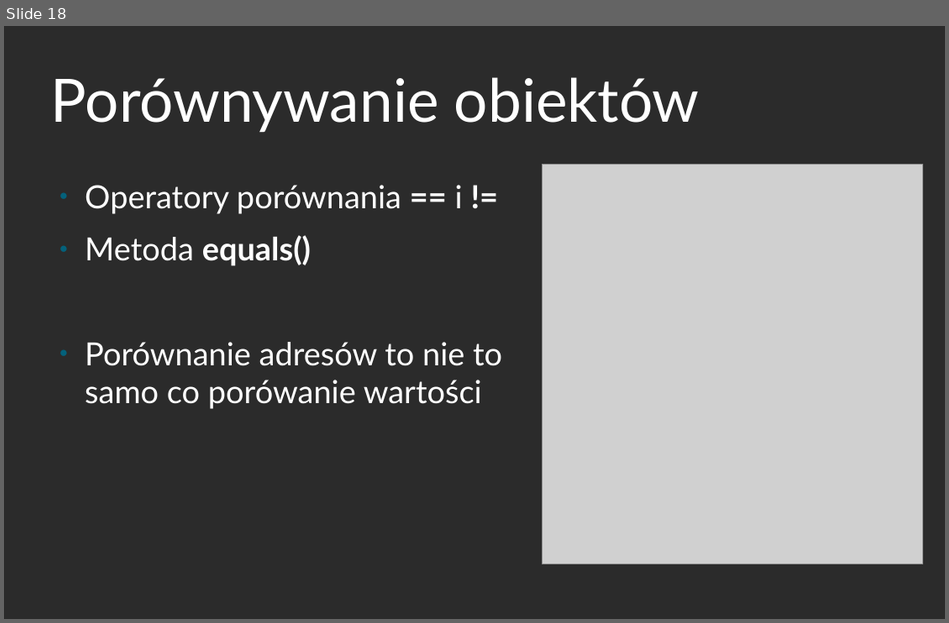
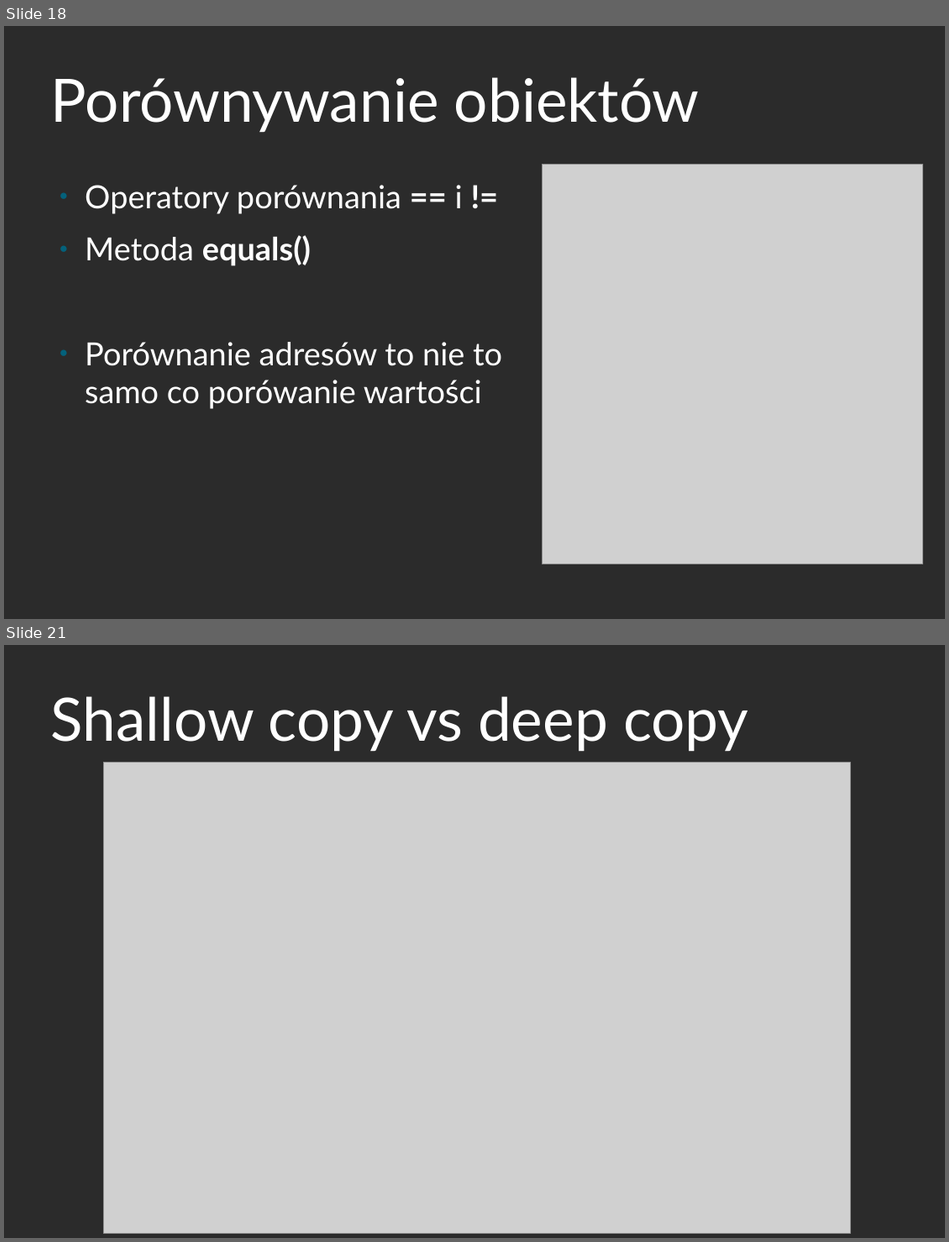
Before and after one commit to mdzidko/java-kurs, a slide deck: prezentacje/java_3.odp. Shown one above the other, each under a label of ours: slide 18 before the commit, slides 18 and 21 after it; the slides between them are not shown. The pictures are 949x623 and 949x1242 pixels, drawn with LibreOffice and Linux fonts; fonts in the diff are those of the drawing; grey boxes stand for pictures; background and template pictures are left out; a plain dark background stands for a picture behind light text. Boxes give left, top, right and bottom in pixels: in the first picture for what was removed or moved away, otherwise in the second. Text is boxed around its words. In the diff, an @@ line names an element or a change of style, - is before the commit and + after.

```diff
--- a/prezentacje/java_3.odp
+++ b/prezentacje/java_3.odp
@@ slide 21 added at [4,645,945,1238], background picture (left out) @@
@@ title added at [51,696,748,752], 60 pt, text #FFFFFF @@
+Shallow copy vs deep copy
@@ picture added at [103,763,850,1233] @@
```
Also in this commit, not shown: 1 slide changed, 4 other slides added, 17 other files.
